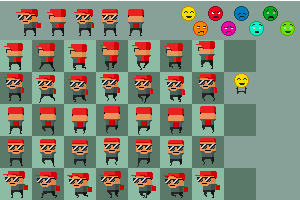
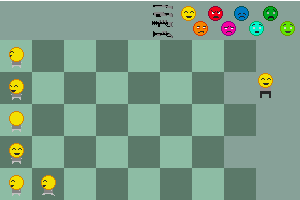
The second (300, 200) image is a revision of the first. Changes to its layers:
removed layer "Layer 5" over [234, 73, 249, 94]
added layer "Layer 5 copy" above "Layer 6" over [258, 73, 273, 98]
renamed "Layer 4 copy 11" to "Layer 6", moved it above "Layer 5 copy 3", painted on it over [4, 5, 217, 167]
renamed "Layer 4" to "Layer 5 copy 3", moved it above "Layer 3 copy 7", painted on it over [3, 47, 56, 198]
hid "Layer 4 copy 7", painted on it over [3, 9, 220, 198]
painted on "Layer 4 copy 10" over [3, 73, 249, 198]
removed layer "Layer 4 copy 12" over [4, 74, 217, 103]
removed layer "Layer 4 copy 8" over [8, 138, 216, 167]
removed layer "Layer 4 copy 9" over [8, 106, 216, 135]
removed layer "Layer 4 copy 6" over [3, 171, 220, 198]
